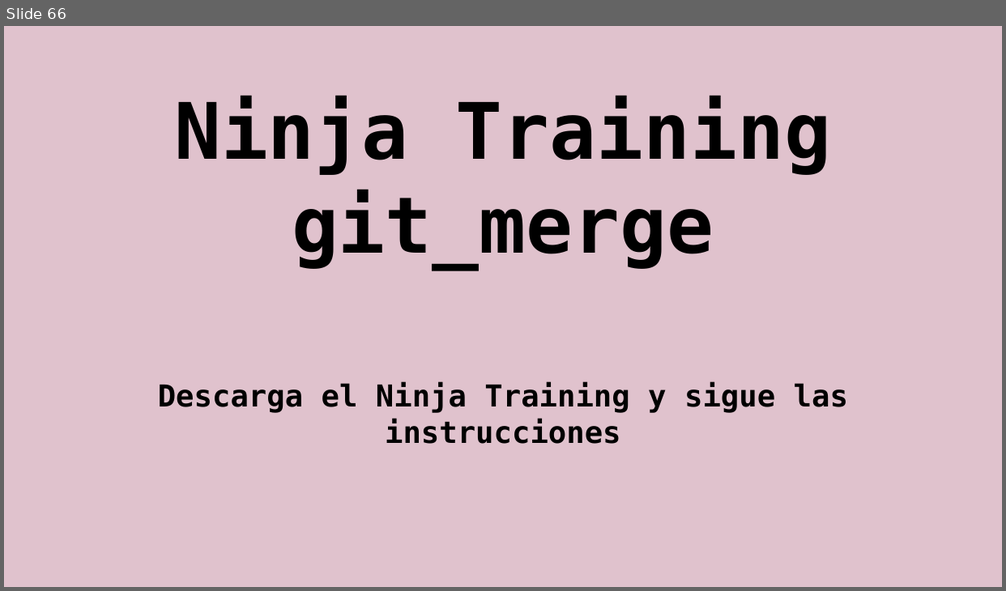
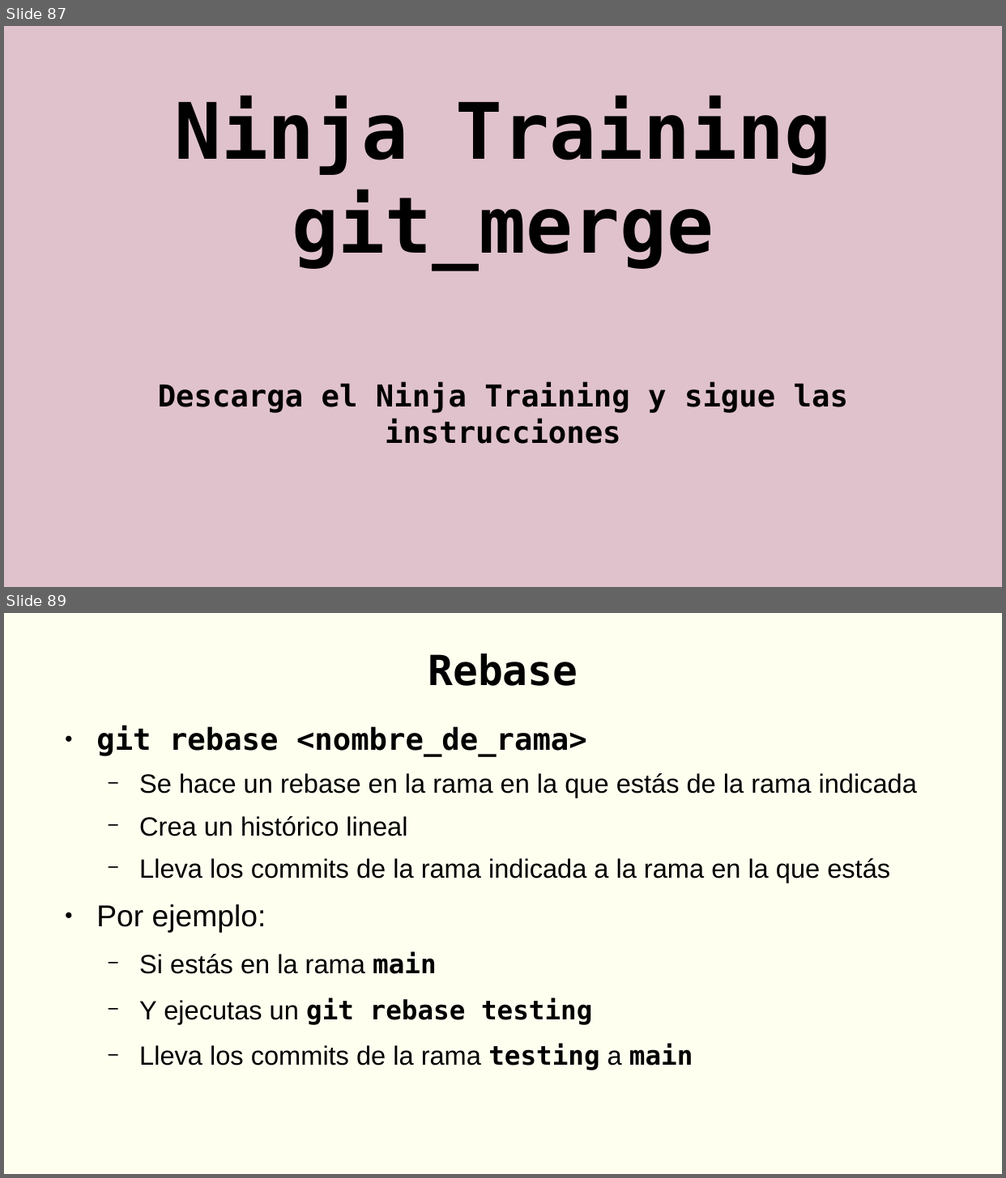
Before and after one commit to rgmf/eed2425, a slide deck: ut/02_control_de_versiones/presentacion/02_git_local.odp. Shown one above the other, each under a label of ours: slide 66 before the commit, slides 87 and 89 after it; the slides between them are not shown. The pictures are 1006x591 and 1006x1178 pixels, drawn with LibreOffice and Linux fonts; fonts in the diff are those of the drawing. Boxes give left, top, right and bottom in pixels: in the first picture for what was removed or moved away, otherwise in the second. Text is boxed around its words. In the diff, an @@ line names an element or a change of style, - is before the commit and + after.

```diff
--- a/ut/02_control_de_versiones/presentacion/02_git_local.odp
+++ b/ut/02_control_de_versiones/presentacion/02_git_local.odp
@@ slide 89 added at bbox=[4, 613, 1002, 1174], background #FFFFF0 @@
@@ title added at bbox=[428, 653, 577, 686], 33 pt, text #000000, bold @@
+Rebase
@@ text added at bbox=[96, 726, 917, 1071], 21 pt, text #000000 @@
+● git rebase <nombre_de_rama>
+  − Se hace un rebase en la rama en la que estás de la rama indicada
+  − Crea un histórico lineal
+  − Lleva los commits de la rama indicada a la rama en la que estás
+● Por ejemplo:
+  − Si estás en la rama main
+  − Y ejecutas un git rebase testing
+  − Lleva los commits de la rama testing a main
@@ what was slide 66 is now slide 87 @@
```
Also in this commit, not shown: 7 slides changed, 40 other slides added, 24 other files.
